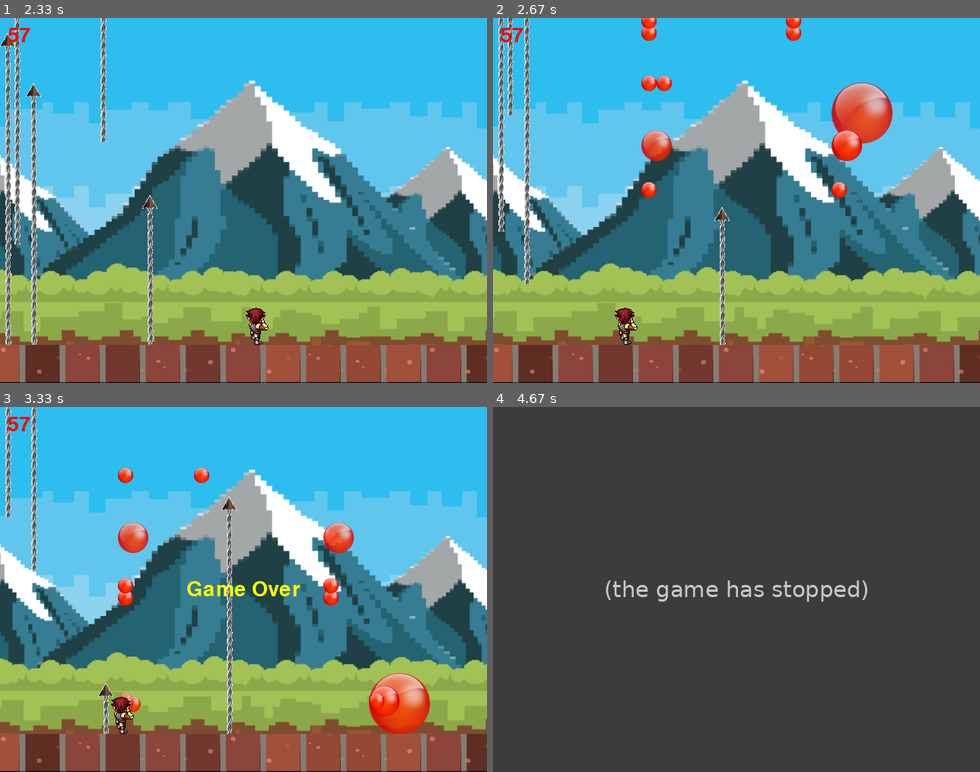
Above: before the commit, frames 1-4 (two rows, left to right).
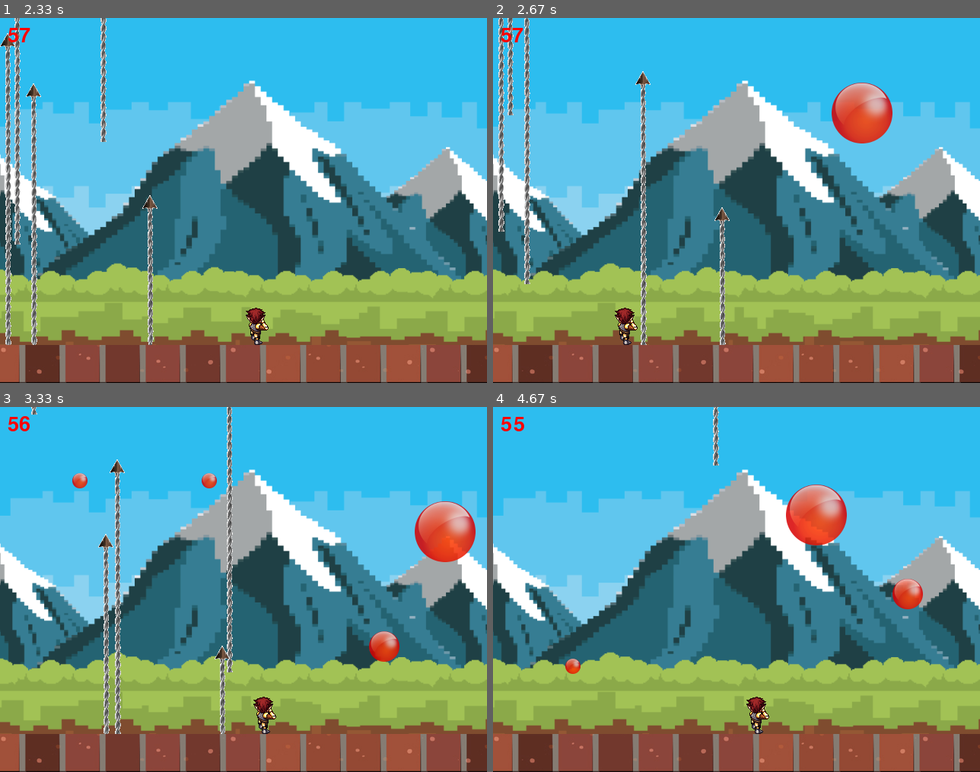
Above: after the commit, the same moments.

Repository: EscFrog/inflearn_python_pygame
Game: pygame game, started from pang_module_ver/main.py
Same seed, same stepped clock (60 frames per second), same inputs: the game is played once before the commit and once after it.
Inputs:
- Up to frame 1 (2.33 s): tap Space at 0.33, 0.73, 1.03, 1.3, 1.6, 1.73, 2.03 s; hold Left 0.67-1.2 s; hold Left 1.23-1.63 s; hold Right 1.67-2.3 s
- Up to frame 2 (2.67 s): hold Left from 2.33 s (still down); tap Space at 2.4 s
- Up to frame 3 (3.33 s): tap Space at 2.7, 2.9, 3.2 s; release Left at 2.8 s; hold Right 2.83-3.3 s
- Up to frame 4 (4.67 s): no input

Frame 1 is identical in both runs. In frame 2, 2.3% of the frame differs, in the area x 29-76%, y 0-90%; in frame 3, 9.6%; in frame 4, 100%, in the area x 0-100%, y 0-100%.
Before the commit the program exited at 4.4 s; later frames show no game.

Commit message:
Update main.py
화살 한번에 공이 여러개로 분리되는 버그 수정

Diff:
--- a/pang_module_ver/main.py
+++ b/pang_module_ver/main.py
@@ -66,43 +66,27 @@
     if gf.check_collision(character, balls):
         isGameOn = False
 
+    collided_balls = []  # 충돌한 공의 인덱스와 방향을 저장할 리스트
+
     # 공과 무기 충돌 처리
-    for weapon_idx, weapon_instance in enumerate(weapons):
-        for ball_index, ball_instance in enumerate(balls):
-            if ball_instance.rect.colliderect(weapon_instance.rect):
-                # 충돌한 인스턴스들 삭제 가능으로 표시
-                if not weapon_instance.deletable:
-                    weapon_instance.deletable = True
-                    ball_instance.deletable = True
+    for weapon in weapons:
+        for ball in balls:
+            if ball.rect.colliderect(weapon.rect):
+                weapon.deletable = True
+                if not ball.deletable: # 이미 처리된 공은 다시 처리하지 않음
+                    ball.deletable = True
+                    collided_balls.append(ball)
 
-                 # 다음에 소환할 공이 있으면 다음 단계 공 생성
-                if ball_instance.ball_type + 1 < len(settings.ball_images):
-                    balls.append(
-                        Ball(
-                            ball_instance.rect.x,
-                            ball_instance.rect.y,
-                            ball_type_num = ball_instance.ball_type + 1,
-                            init_direction = "right"
-                            )
-                        )
-                    # 다음 단계 공 생성
-                    balls.append(
-                        Ball(
-                            ball_instance.rect.x,
-                            ball_instance.rect.y,
-                            ball_type_num = ball_instance.ball_type + 1,
-                            init_direction = "left"
-                            )
-                        )
+    for ball in collided_balls:
+        # 다음에 소환할 공이 있으면 다음 단계 공 생성
+        next_ball_type = ball.ball_type + 1
+        if next_ball_type < len(settings.ball_images):
+            balls.append(Ball(ball.rect.x, ball.rect.y, ball_type_num = next_ball_type, init_direction = "left"))
+            balls.append(Ball(ball.rect.x, ball.rect.y, ball_type_num = next_ball_type, init_direction = "right"))
 
-    # 삭제 예정으로 처리한 공과 무기들 삭제
-    for weapon_index, weapon_instance in enumerate(weapons):
-        if weapon_instance.deletable == True:
-            del weapons[weapon_index]
-
-    for ball_index, ball_instance in enumerate(balls):
-        if ball_instance.deletable == True:
-            del balls[ball_index]
+    # 삭제 가능한 공과 무기들 삭제
+    weapons = [weapon for weapon in weapons if not weapon.deletable]
+    balls = [ball for ball in balls if not ball.deletable]
 
     if len(balls) == 0:
         game_result = "Mission Complete"
